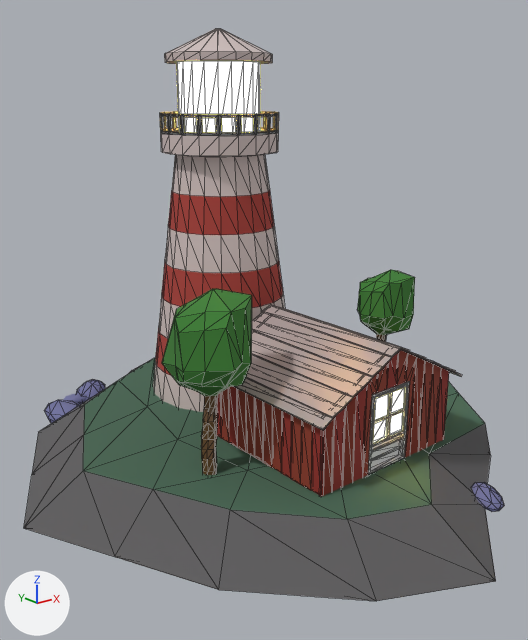
What one commit did to the glTF model public/island3.glb.
The view is the same before and after, from a 50 mm camera at (6.21, 13.22, 9.68) aimed at (17.93, 27.88, 3.82). Arrows for +X, +Y and +Z are at lower left; the lights stay in place. Mesh edges are drawn as thin lines on the coarser meshes. Where no turn or scale is listed for an object, it has been applied to the vertices.

In view in the first picture: 'House.001', 'Tree2.010', 'Tree2.011', 'isl', 'lighthouse'.
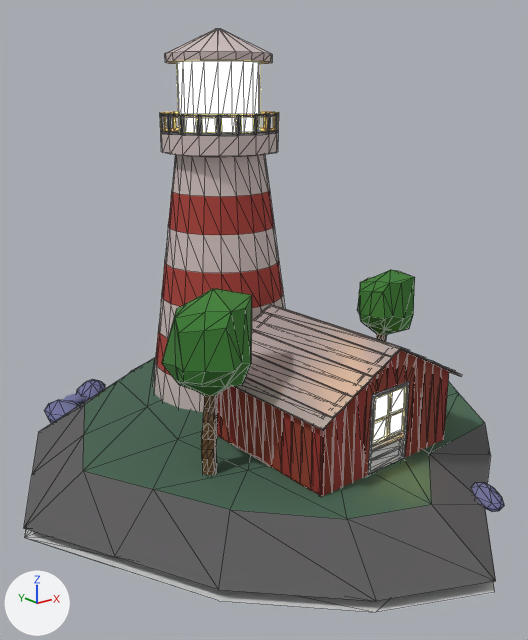
Edits to the bpy script that builds the scene:
```text
Add me_cube_008:
    me_cube_008.from_pydata([(-1.8, -1.77, 0.9), (-1.8, 1.8, 0.9), (1.77, -1.77, 0.9), (1.77, 1.8, 0.9), (-0.02, 2.86, 0.9), (-0.02, -3.07, 0.9), (-2.67, 0.01, 0.9), (2.95, 0.01, 0.9), (-2.24, -0.88, 0.9), (2.36, -0.88, 0.9), (2.36, 0.91, 0.9), (-2.24, 0.91, 0.9), (-0.86, 2.18, 0.9), (-0.94, -2.64, 0.9), (0.89, -2.32, 0.9), (1.0, 2.5, 0.9)], [], [(0, 8, 6), (6, 11, 1), (12, 4, 15), (6, 1, 12), (13, 0, 6), (14, 5, 13), (9, 2, 14), (10, 7, 9), (15, 3, 10), (6, 12, 15), (14, 13, 6), (10, 9, 14), (6, 15, 10), (6, 10, 14)])
Change ob_island3__hit:
    ob_island3__hit: bpy.data.objects.new('island3__hit', None) -> bpy.data.objects.new('island3__hit', me_cube_008)
```

Where the change shows, as pixel boxes (x1, y1, x2, y2) in the pictures (528 x 640 px):
'island3__hit', now drawn
    after: (25, 465, 495, 612)
